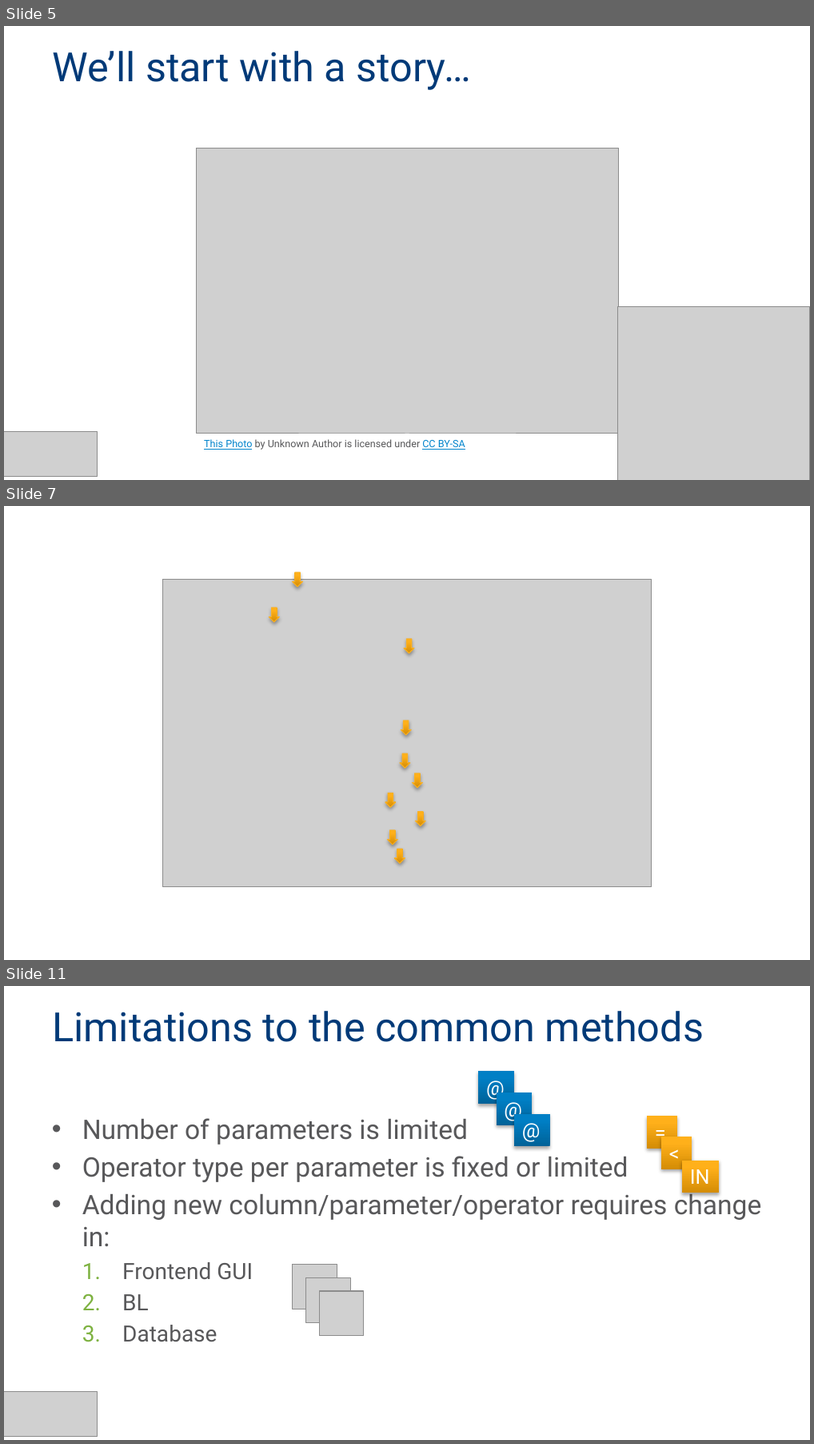
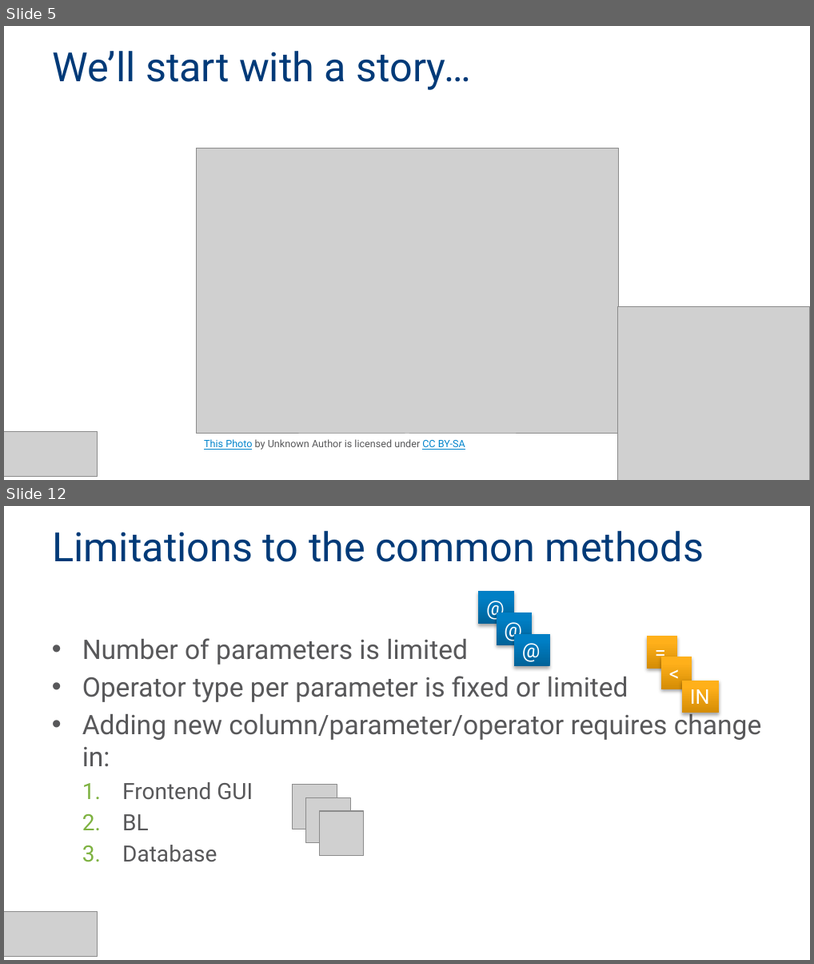
Before and after one commit to MadeiraData/DynamicFilters, a slide deck: DynamicFilters_Presentation_Eng.pptx. Shown one above the other, each under a label of ours: slides 5, 7 and 11 before the commit, slides 5 and 12 after it; the slides between them are not shown. The pictures are 814x1444 and 814x964 pixels, drawn with LibreOffice and Linux fonts; fonts in the diff are those of the drawing; grey boxes stand for pictures; background and template pictures are left out. Boxes give left, top, right and bottom in pixels: in the first picture for what was removed or moved away, otherwise in the second. Text is boxed around its words. In the diff, an @@ line names an element or a change of style, - is before the commit and + after.

```diff
--- a/DynamicFilters_Presentation_Eng.pptx
+++ b/DynamicFilters_Presentation_Eng.pptx
@@ slide 7 removed at bbox=[4, 506, 810, 960], background #FFFFFF @@
@@ down arrow removed at bbox=[293, 572, 303, 587] @@
@@ picture removed at bbox=[163, 580, 651, 886] @@
@@ down arrow removed at bbox=[270, 608, 280, 622] @@
@@ down arrow removed at bbox=[404, 639, 414, 653] @@
@@ down arrow removed at bbox=[401, 720, 411, 735] @@
@@ down arrow removed at bbox=[400, 753, 410, 768] @@
@@ down arrow removed at bbox=[386, 793, 396, 808] @@
@@ down arrow removed at bbox=[412, 773, 422, 788] @@
@@ down arrow removed at bbox=[415, 812, 426, 826] @@
@@ down arrow removed at bbox=[388, 830, 398, 844] @@
@@ down arrow removed at bbox=[395, 848, 406, 864] @@
@@ what was slide 11 is now slide 12 @@
```
Also in this commit, not shown: 8 slides changed, 3 slides added, 1 other slide removed.
